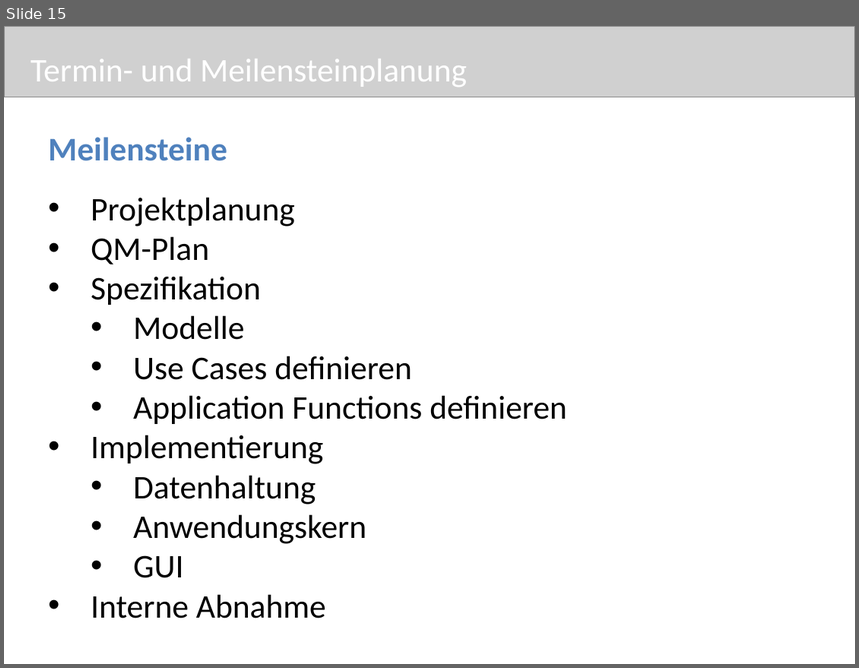
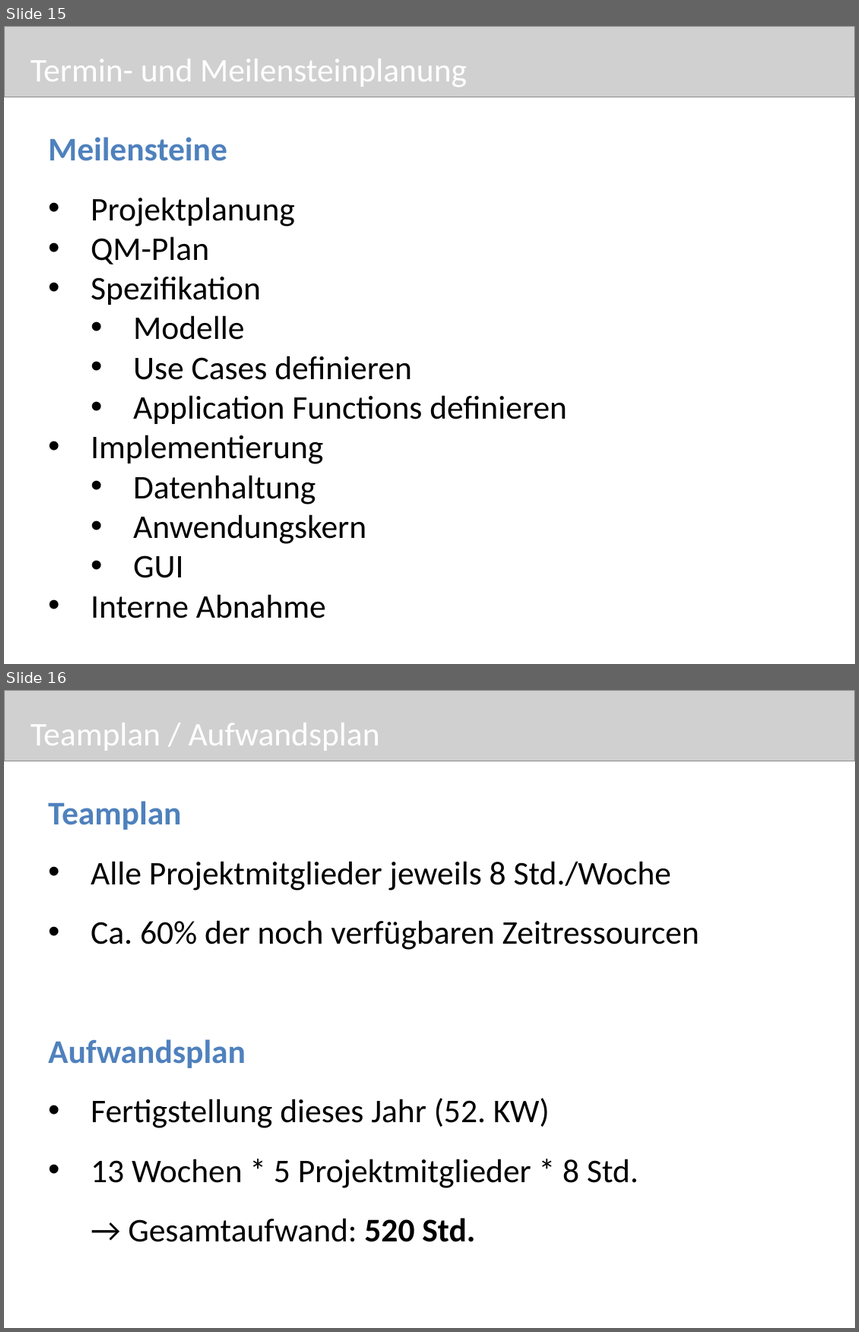
Before and after one commit to pdauwe/Softwareprojekt_BIM, a slide deck: Doku/Praesi1.pptx. Shown one above the other, each under a label of ours: slide 15 before the commit, slides 15 and 16 after it. The pictures are 859x668 and 859x1332 pixels, drawn with LibreOffice and Linux fonts; fonts in the diff are those of the drawing; grey boxes stand for pictures. Boxes give left, top, right and bottom in pixels: in the first picture for what was removed or moved away, otherwise in the second. Text is boxed around its words. In the diff, an @@ line names an element or a change of style, - is before the commit and + after.

```diff
--- a/Doku/Praesi1.pptx
+++ b/Doku/Praesi1.pptx
@@ slide 16 added at (x1=4, y1=690, x2=855, y2=1328), background #FFFFFF @@
@@ picture added at (x1=4, y1=690, x2=855, y2=761) @@
@@ title added at (x1=31, y1=723, x2=380, y2=751), 28 pt, text #FFFFFF @@
+Teamplan / Aufwandsplan
@@ text added at (x1=48, y1=801, x2=699, y2=1243), 28 pt, text #000000 @@
+Teamplan
+• Alle Projektmitglieder jeweils 8 Std./Woche
+• Ca. 60% der noch verfügbaren Zeitressourcen
+Aufwandsplan
+• Fertigstellung dieses Jahr (52. KW)
+• 13 Wochen * 5 Projektmitglieder * 8 Std.
+  → Gesamtaufwand: 520 Std.
```
Also in this commit, not shown: 9 slides changed, 3 other slides added.
